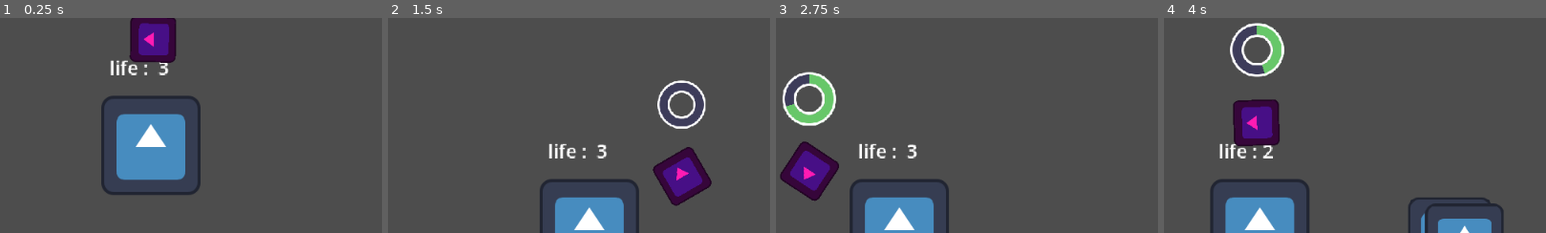
Above: before the commit, frames 1-4 (left to right).
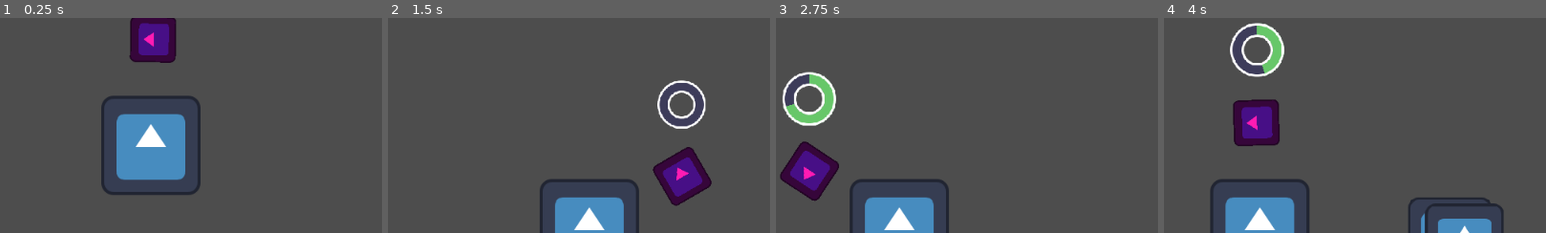
Above: after the commit, the same moments.

Repository: Juawo/hammer-game
Game: Godot game, scene res://scenes/level.tscn
Two runs of this game, one before a commit and one after it. Both use one fixed random seed, a clock stepped at 60 frames per second and the inputs below. This scene is started directly instead of the project's main scene. The engine's default icon, where the game draws it, is replaced by a stand-in: a white triangle on a blue panel in a dark square.
Inputs (mouse positions are % of the whole screen's width and height, from its top left):
- Up to frame 1 (0.25 s): no input
- Up to frame 2 (1.5 s): move the mouse to (45, 70) at 0.52 s; press the mouse at (45, 70) at 0.53 s; hold D (right) from 0.53 s (still down); tap W (jump) at 0.77 s; move the mouse to (80, 65) at 1.27 s; release the mouse at (80, 65) at 1.28 s; click (80, 65) at 1.35 s
- Up to frame 3 (2.75 s): tap W (jump) at 1.52 s; move the mouse to (20, 35) at 2.02 s; release D (right) at 2.03 s; press the mouse at (20, 35) at 2.03 s; hold A (left) from 2.03 s (still down)
- Up to frame 4 (4 s): keep holding A (left); move the mouse to (55, 50) at 2.77 s; release the mouse at (55, 50) at 2.78 s; click (55, 50) at 2.85 s; tap W (jump) at 3.02, 3.77 s; move the mouse to (35, 25) at 3.52 s; press the mouse at (35, 25) at 3.53 s
The pictures show only the part of the screen within x 30-80%, y 28-78%; the shares and areas given below are measured in that part.

The runs differ from the first frame. In frame 1, 0.4% of the frame differs, in the area x 29-45%, y 19-27%; in frame 2, 0.4%, in the area x 42-58%, y 58-66%; in frame 3, 0.4%; in frame 4, 0.4%.

Commit message:
Update HammerPivot z-index and player scene structure; remove health label updates

Diff:
--- a/scenes/Hammer/hammer_pivot.tscn
+++ b/scenes/Hammer/hammer_pivot.tscn
@@ -9,12 +9,13 @@
 size = Vector2(128.5, 109)
 
 [node name="HammerPivot" type="Node2D" unique_id=144081329]
-z_index = 2
+z_index = 5
 scale = Vector2(0.3, 0.3)
 script = ExtResource("1_7yr1y")
 
 [node name="sprite" type="Sprite2D" parent="." unique_id=1988051966]
 self_modulate = Color(1, 0.105882354, 0.7019608, 1)
+z_index = 5
 texture = ExtResource("2_cbcvn")
 
 [node name="progress_bar" type="TextureProgressBar" parent="sprite" unique_id=159211517]
--- a/scenes/Player/player.tscn
+++ b/scenes/Player/player.tscn
@@ -12,28 +12,17 @@
 radius = 38.327538
 
 [node name="Player" type="CharacterBody2D" unique_id=1422318831 groups=["Player"]]
+z_index = 2
 collision_layer = 2
 script = ExtResource("1_1kbk7")
 
 [node name="Sprite2D" type="Sprite2D" parent="." unique_id=1472587453]
-z_index = 2
+z_index = 1
 scale = Vector2(0.6484375, 0.6484375)
 texture = ExtResource("1_cyojo")
 
 [node name="CollisionShape2D" type="CollisionShape2D" parent="." unique_id=125531959]
 shape = SubResource("CapsuleShape2D_04dxk")
-
-[node name="HammerPivot" type="Sprite2D" parent="." unique_id=1760131048]
-
-[node name="HammerPivot2" parent="HammerPivot" unique_id=144081329 instance=ExtResource("3_gqjuk")]
-position = Vector2(0, 1)
-
-[node name="Label" type="Label" parent="." unique_id=281869265]
-offset_left = -35.0
-offset_top = -77.0
-offset_right = 35.0
-offset_bottom = -54.0
-text = "life :  3"
 
 [node name="hurtbox" type="Area2D" parent="." unique_id=663458961]
 collision_layer = 2
@@ -43,4 +32,11 @@
 shape = SubResource("CircleShape2D_5i7ya")
 debug_color = Color(0.7043441, 0.42293438, 0.6538377, 0.41960785)
 
+[node name="HammerPivot" type="Sprite2D" parent="." unique_id=1760131048]
+z_index = 2
+
+[node name="HammerPivot2" parent="HammerPivot" unique_id=144081329 instance=ExtResource("3_gqjuk")]
+z_index = 5
+position = Vector2(0, 1)
+
 [connection signal="area_entered" from="hurtbox" to="." method="_on_hurtbox_area_entered"]
--- a/scripts/Player/player.gd
+++ b/scripts/Player/player.gd
@@ -11,7 +11,6 @@
 const INVULNERABILITY_TIME = 2
 
 @onready var sprite_2d: Sprite2D = $Sprite2D
-@onready var label: Label = $Label
 
 var max_health = 3
 var current_health := 3
@@ -61,7 +60,6 @@
 		return
 
 	current_health -= value
-	label.text = "life : " + str(current_health)
 	Events.player_health_changed.emit(current_health)
 	if current_health <= 0 :
 		die()
